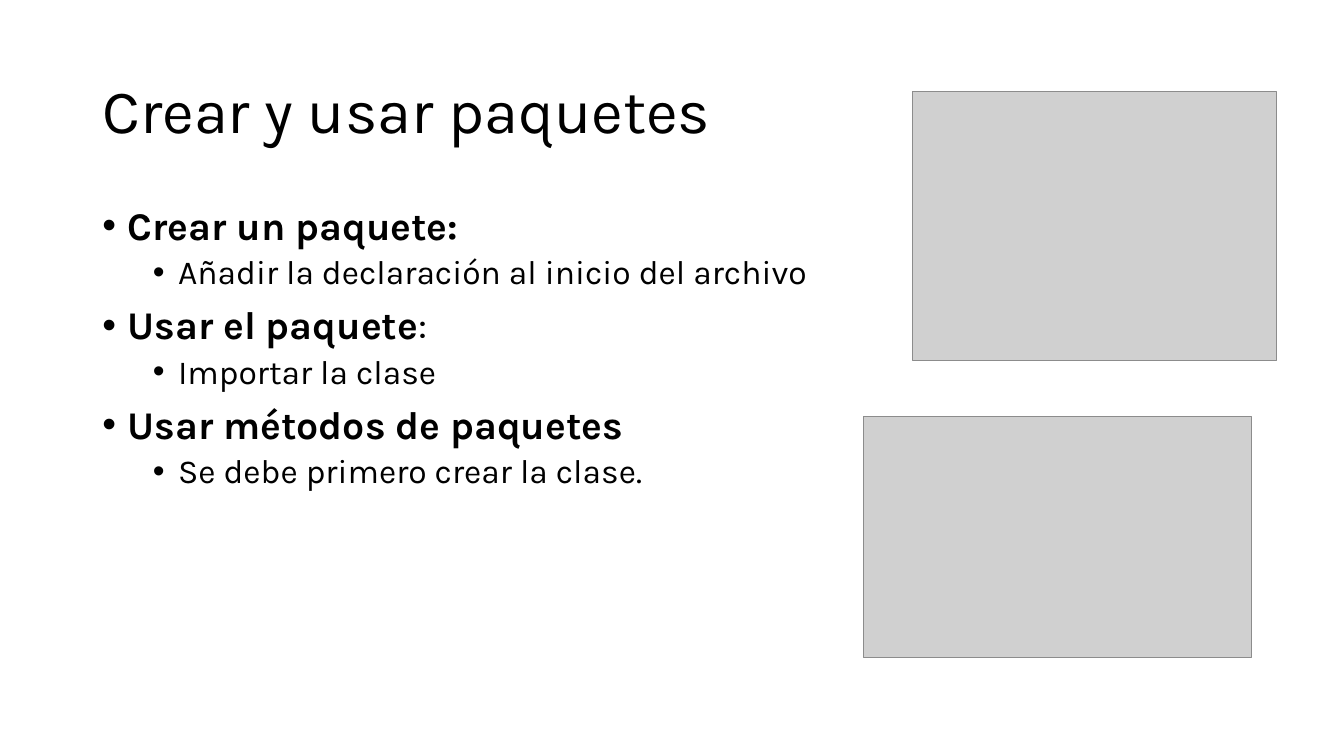
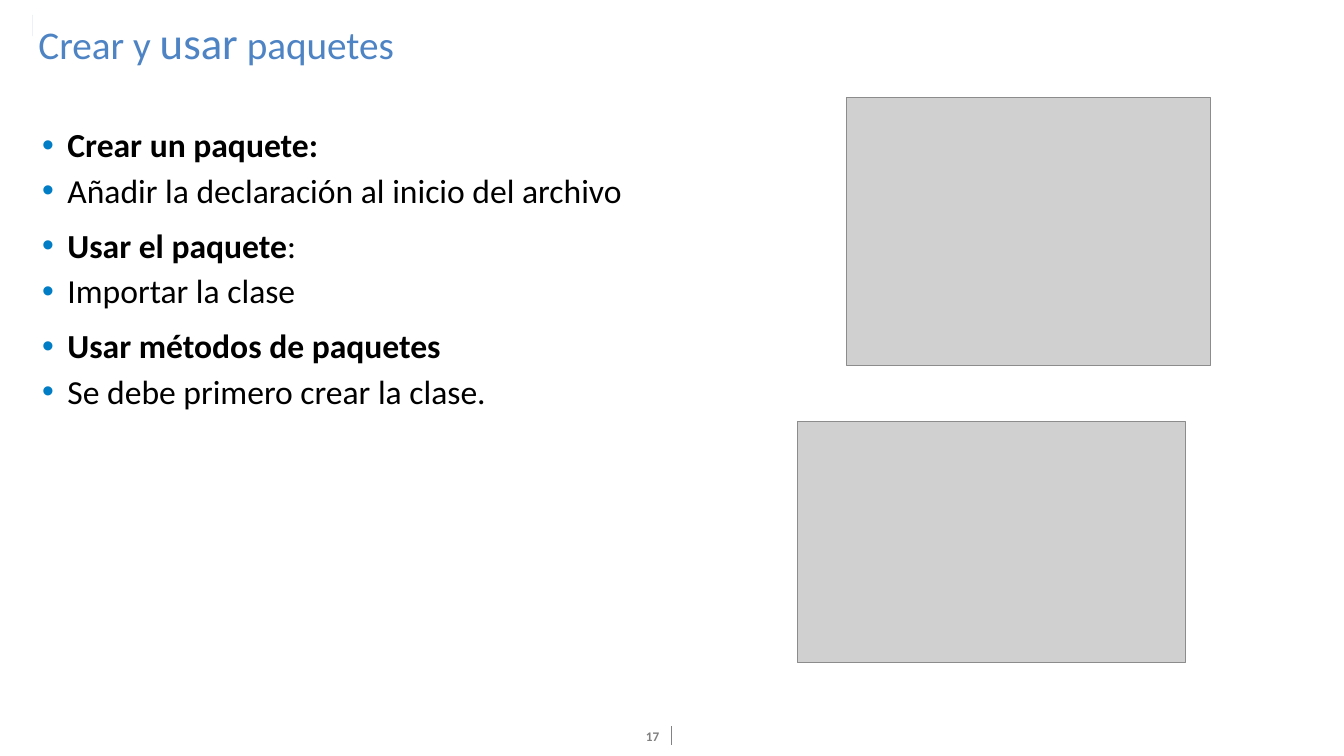
Before and after one commit to PelaezFrancisco/Presentacion_Java, a slide deck: slide 17 of Digital_Essentials-Java.pptx (slide 12 before the commit). Drawn at 1344x756 pixels with LibreOffice and Linux fonts; fonts in the diff are those of the drawing; grey boxes stand for pictures; background and template pictures are left out. Boxes give left, top, right and bottom in pixels: in the first picture for what was removed or moved away, otherwise in the second. Text is boxed around its words. In the diff, an @@ line names an element or a change of style, - is before the commit and + after.

```diff
--- a/Digital_Essentials-Java.pptx
+++ b/Digital_Essentials-Java.pptx
@@ rectangle added at <box>1,9,32,68</box>, fill #FFFFFF @@
@@ rectangle added at <box>10,15,32,36</box>, fill #4E84C4 @@
@@ title "Crear y usar paquetes": place and size @@
-title "Crear y usar paquetes" at <box>102,93,710,148</box>
+title "Crear y usar paquetes" at <box>38,33,394,66</box>
@@ title "Crear y usar paquetes" at <box>38,33,394,66</box>: size 44 to 28 pt in "Crear y paquetes"; size 44 to 32 pt in "usar"; font Karla to Calibri, text colour #000000 to #4E84C4; vertical alignment middle to top @@
@@ picture: place and size @@
-picture at <box>913,92,1277,361</box>
+picture at <box>847,97,1211,366</box>
@@ text "Crear un paquete:": place and size @@
-text "Crear un paquete:" at <box>128,214,806,491</box>
+text "Crear un paquete:" at <box>67,135,621,410</box>
@@ text "Crear un paquete:" at <box>67,135,621,410</box>: size 28 to 24 pt in "Crear un paquete:", "Usar el paquete:", "Usar métodos de paquetes"; font Karla to Calibri; more space between paragraphs; indent changed @@
@@ picture: place and size @@
-picture at <box>864,416,1252,657</box>
+picture at <box>798,422,1186,663</box>
@@ page number added at <box>646,732,659,741</box>, 9.3 pt, text #808080, bold @@
+17
@@ line added from (671, 727) to (671, 745), #808285 0.5 pt @@
```
Also in this commit, not shown: 34 other slides changed, 9 slides added.
